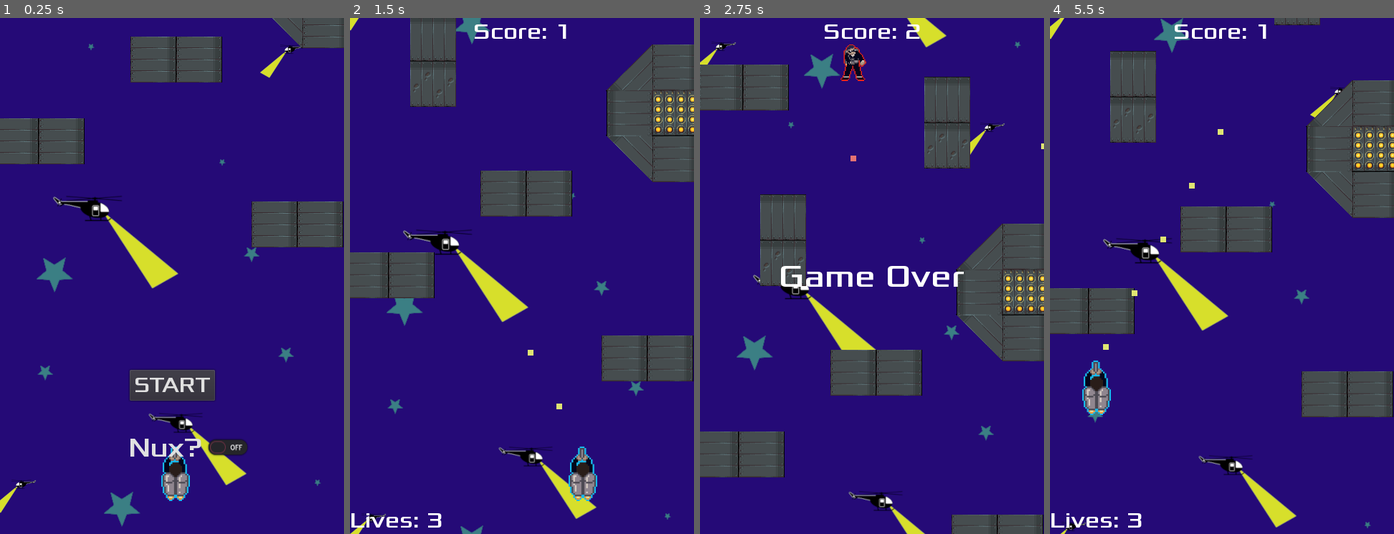
Above: before the commit, frames 1-4 (left to right).
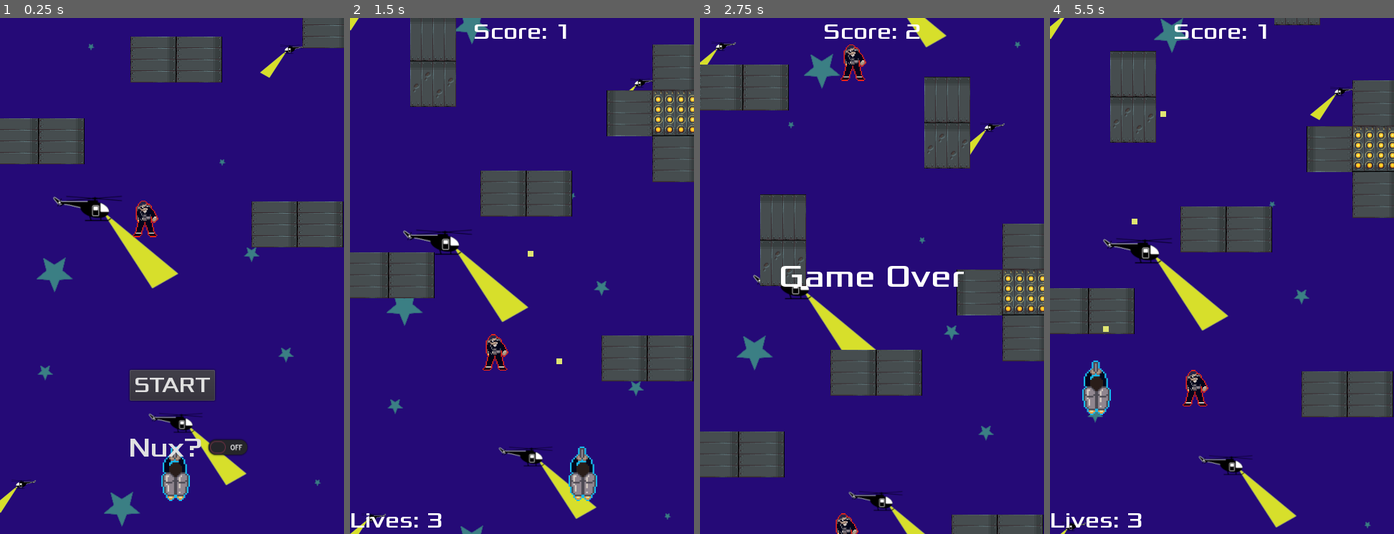
Above: after the commit, the same moments.

Repository: Harrison-Winters/Jet-Pack-Escape
Game: Godot game, scene res://Stage1.tscn
Two runs of this game, one before a commit and one after it. Both use one fixed random seed, a clock stepped at 60 frames per second and the inputs below.
Inputs:
- Up to frame 1 (0.25 s): no input
- Up to frame 2 (1.5 s): click "START" at 0.5 s; hold Right (ui_right) from 1.28 s (still down); hold Z (shoot) from 1.28 s (still down)
- Up to frame 3 (2.75 s): release Right (ui_right) at 2.03 s; release Z (shoot) at 2.03 s; hold Down (ui_down) from 2.03 s (still down); tap Z (shoot) at 2.1 s
- Up to frame 4 (5.5 s): release Down (ui_down) at 2.78 s; hold Right (ui_right) 2.78-3.53 s; hold Z (shoot) 2.78-3.53 s; hold Up (ui_up) 3.53-4.25 s; tap Z (shoot) at 3.6 s; click "START" at 4.25 s; hold Left (ui_left) from 5.03 s (still down); hold Z (shoot) from 5.03 s (still down)

The runs differ from the first frame. In frame 1, 0.6% of the frame differs, in the area x 38-88%, y 0-43%; in frame 2, 1.6%; in frame 3, 1.4%; in frame 4, 1.7%, in the area x 15-88%, y 12-76%.

Commit message:
Revert "fixed radial enemy"
This reverts commit 04fb4d8570f69f7232fb5c4afb87c936a8463348.

Diff:
--- a/Jetpack Escape/Part1.tscn
+++ b/Jetpack Escape/Part1.tscn
@@ -241,11 +241,17 @@
 [node name="Wall31" parent="." groups=["ObstaclesPart1"] instance=ExtResource( 8 )]
 position = Vector2( 669, -7758 )
 
+[node name="Wall32" parent="." groups=["ObstaclesPart1"] instance=ExtResource( 1 )]
+position = Vector2( 1114, -6852 )
+
 [node name="Wall33" parent="." groups=["ObstaclesPart1"] instance=ExtResource( 2 )]
 position = Vector2( 655, -6939 )
 
 [node name="Wall72" parent="Wall33" groups=["ObstaclesPart1"] instance=ExtResource( 1 )]
 position = Vector2( -296, -475 )
+
+[node name="Wall34" parent="." groups=["ObstaclesPart1"] instance=ExtResource( 1 )]
+position = Vector2( 1135, -7491 )
 
 [node name="Wall35" parent="." groups=["ObstaclesPart1"] instance=ExtResource( 8 )]
 position = Vector2( 393, -6126 )
@@ -288,9 +294,15 @@
 [node name="Wall61" parent="." groups=["ObstaclesPart1"] instance=ExtResource( 1 )]
 position = Vector2( 586, -8884 )
 
+[node name="Wall44" parent="." groups=["ObstaclesPart1"] instance=ExtResource( 8 )]
+position = Vector2( 1126, -9177 )
+
 [node name="Wall46" parent="." groups=["ObstaclesPart1"] instance=ExtResource( 6 )]
 position = Vector2( 616, -8675 )
 
+[node name="Wall48" parent="." groups=["ObstaclesPart1"] instance=ExtResource( 2 )]
+position = Vector2( -298, -8771 )
+
 [node name="Wall49" parent="." groups=["ObstaclesPart1"] instance=ExtResource( 3 )]
 position = Vector2( 296, -9212 )
 
@@ -454,61 +466,26 @@
 position = Vector2( 543, -5233 )
 
 [node name="enemy2" parent="." groups=["enemies"] instance=ExtResource( 11 )]
-position = Vector2( 643, -4324 )
+position = Vector2( 637, -4240 )
 
 [node name="enemy" parent="." groups=["enemies"] instance=ExtResource( 11 )]
-position = Vector2( 392, -1583 )
+position = Vector2( 492, -1708 )
 
 [node name="enemy_radial" parent="." groups=["enemies"] instance=ExtResource( 13 )]
-physics_interpolation_mode = 0
-position = Vector2( 348, -9756 )
+position = Vector2( 543, -10429 )
 collision_layer = 1
 collision_mask = 1
 
 [node name="enemy3" parent="." groups=["enemies"] instance=ExtResource( 11 )]
 position = Vector2( 514, -182 )
 
+[node name="enemy4" parent="." groups=["enemies"] instance=ExtResource( 11 )]
+position = Vector2( 487, -8927 )
+
 [node name="enemy_radial2" parent="." groups=["enemies"] instance=ExtResource( 13 )]
-physics_interpolation_mode = 0
-position = Vector2( 535, -2660 )
-
-[node name="enemy5" parent="." groups=["enemies"] instance=ExtResource( 11 )]
-position = Vector2( 543, -892 )
+position = Vector2( 581, -2692 )
 
 [node name="enemy_radial3" parent="." groups=["enemies"] instance=ExtResource( 13 )]
-position = Vector2( 409, -3749 )
-
-[node name="enemy_radial4" parent="." groups=["enemies"] instance=ExtResource( 13 )]
-position = Vector2( 601, -5046 )
-
-[node name="enemy_radial5" parent="." groups=["enemies"] instance=ExtResource( 13 )]
-position = Vector2( 704, -6101 )
-
-[node name="enemy_radial6" parent="." groups=["enemies"] instance=ExtResource( 13 )]
-position = Vector2( 695, -7991 )
-
-[node name="enemy_radial7" parent="." groups=["enemies"] instance=ExtResource( 13 )]
-position = Vector2( 421, -8743 )
-
-[node name="enemy6" parent="." groups=["enemies"] instance=ExtResource( 11 )]
-position = Vector2( 574, -7496 )
-
-[node name="enemy_radial8" parent="." groups=["enemies"] instance=ExtResource( 13 )]
-position = Vector2( 375, -5784 )
-
-[node name="enemy4" parent="." groups=["enemies"] instance=ExtResource( 11 )]
-position = Vector2( 525, -9416 )
-
-[node name="enemy_radial9" parent="." groups=["enemies"] instance=ExtResource( 13 )]
-position = Vector2( 683, -3273 )
-
-[node name="enemy7" parent="." groups=["enemies"] instance=ExtResource( 11 )]
-position = Vector2( 477, -6460 )
-
-[node name="enemy_radial10" parent="." groups=["enemies"] instance=ExtResource( 13 )]
-position = Vector2( 373, -7134 )
-
-[node name="enemy8" parent="." groups=["enemies"] instance=ExtResource( 11 )]
-position = Vector2( 537, -10316 )
+position = Vector2( 503, 466 )
 
 [connection signal="win" from="WinArea" to="." method="_on_WinArea_win"]
--- a/Jetpack Escape/Stage1.tscn
+++ b/Jetpack Escape/Stage1.tscn
@@ -1,12 +1,18 @@
-[gd_scene load_steps=8 format=2]
+[gd_scene load_steps=11 format=2]
 
 [ext_resource path="res://Player.tscn" type="PackedScene" id=1]
+[ext_resource path="res://FallingWall1.gd" type="Script" id=2]
 [ext_resource path="res://DeathZone.tscn" type="PackedScene" id=3]
 [ext_resource path="res://HUD.tscn" type="PackedScene" id=4]
 [ext_resource path="res://Stage1.gd" type="Script" id=5]
 [ext_resource path="res://Part1.tscn" type="PackedScene" id=6]
 [ext_resource path="res://art/Background.png" type="Texture" id=7]
 [ext_resource path="res://TextureRect.gd" type="Script" id=8]
+
+[sub_resource type="PhysicsMaterial" id=3]
+
+[sub_resource type="RectangleShape2D" id=5]
+extents = Vector2( 100.312, 49 )
 
 [node name="Stage1" type="Node2D"]
 script = ExtResource( 5 )
@@ -16,11 +22,34 @@
 
 [node name="PlayerCollisionObject" parent="." instance=ExtResource( 1 )]
 position = Vector2( 245, 636 )
-collision_layer = 11
-collision_mask = 11
+collision_layer = 3
+collision_mask = 3
 
 [node name="WallContainer" type="Node2D" parent="."]
 position = Vector2( -11, -3 )
+
+[node name="FallingWall1" type="StaticBody2D" parent="WallContainer"]
+position = Vector2( 152, 37 )
+physics_material_override = SubResource( 3 )
+script = ExtResource( 2 )
+
+[node name="CollisionShape2D" type="CollisionShape2D" parent="WallContainer/FallingWall1"]
+position = Vector2( -407, 117 )
+shape = SubResource( 5 )
+
+[node name="ColorRect" type="ColorRect" parent="WallContainer/FallingWall1"]
+margin_left = -574.0
+margin_top = 46.0
+margin_right = -355.0
+margin_bottom = 155.0
+color = Color( 0.443137, 0.470588, 0.458824, 1 )
+
+[node name="Outline" type="ColorRect" parent="WallContainer/FallingWall1"]
+margin_left = -551.0
+margin_top = 26.0
+margin_right = -365.0
+margin_bottom = 130.0
+color = Color( 0.211765, 0.188235, 0.188235, 1 )
 
 [node name="DeathZone" parent="." instance=ExtResource( 3 )]
 position = Vector2( -649, 482 )
--- a/Jetpack Escape/Wall2.tscn
+++ b/Jetpack Escape/Wall2.tscn
@@ -1,6 +1,8 @@
-[gd_scene load_steps=4 format=2]
+[gd_scene load_steps=6 format=2]
 
+[ext_resource path="res://art/png/TILE_2B.png" type="Texture" id=1]
 [ext_resource path="res://Obstacles.gd" type="Script" id=2]
+[ext_resource path="res://art/png/TILE_2E.png" type="Texture" id=3]
 [ext_resource path="res://art/png/SUPPORT_1A.png" type="Texture" id=4]
 [ext_resource path="res://art/png/SUPPORT_1B.png" type="Texture" id=5]
 
@@ -14,6 +16,16 @@
 scale = Vector2( 1.07422, 2.02148 )
 polygon = PoolVector2Array( 32, 32, -32, 32, -32, -32, 32, -32 )
 
+[node name="Sprite" type="Sprite" parent="StaticBody2D"]
+position = Vector2( 33, 33 )
+texture = ExtResource( 1 )
+region_filter_clip = true
+
+[node name="Sprite2" type="Sprite" parent="StaticBody2D"]
+position = Vector2( 33, 97 )
+texture = ExtResource( 3 )
+region_filter_clip = true
+
 [node name="Support1b" type="Sprite" parent="."]
 position = Vector2( 33, 97 )
 texture = ExtResource( 5 )
--- a/Jetpack Escape/Wall3.tscn
+++ b/Jetpack Escape/Wall3.tscn
@@ -1,5 +1,6 @@
-[gd_scene load_steps=4 format=2]
+[gd_scene load_steps=5 format=2]
 
+[ext_resource path="res://art/png/TILE_1C.png" type="Texture" id=1]
 [ext_resource path="res://Obstacles.gd" type="Script" id=2]
 [ext_resource path="res://art/png/SUPPORT_3D.png" type="Texture" id=4]
 [ext_resource path="res://art/png/SUPPORT_1A.png" type="Texture" id=5]
@@ -40,35 +41,54 @@
 position = Vector2( 98, 33 )
 polygon = PoolVector2Array( 32, 32, 14.5943, 32, -32, 32, -32, -32, 32, -32 )
 
-[node name="Support1a2" type="Sprite" parent="StaticBody2D"]
+[node name="Sprite" type="Sprite" parent="StaticBody2D"]
+position = Vector2( 33, 32 )
+texture = ExtResource( 1 )
+
+[node name="Support3d" type="Sprite" parent="StaticBody2D/Sprite"]
+position = Vector2( 0, 1 )
+texture = ExtResource( 4 )
+
+[node name="Tile1c" type="Sprite" parent="StaticBody2D"]
+position = Vector2( 97, 33 )
+texture = ExtResource( 1 )
+
+[node name="Tile1c3" type="Sprite" parent="StaticBody2D"]
+position = Vector2( 74, 75.224 )
+rotation = 0.785398
+scale = Vector2( 1, 1.43206 )
+z_index = -1
+texture = ExtResource( 1 )
+
+[node name="Tile1c2" type="Sprite" parent="StaticBody2D"]
 position = Vector2( 33, 97 )
-rotation = -1.5708
-z_index = 1
+texture = ExtResource( 1 )
+
+[node name="Support1a" type="Sprite" parent="."]
+position = Vector2( 97, 33 )
+rotation = 1.5708
 texture = ExtResource( 5 )
 
-[node name="Support1a3" type="Sprite" parent="StaticBody2D"]
-position = Vector2( 33, -31 )
-rotation = -1.5708
-z_index = 1
+[node name="Support1a2" type="Sprite" parent="."]
+position = Vector2( 33, 97 )
+rotation = 4.71239
 texture = ExtResource( 5 )
 
-[node name="Support1a4" type="Sprite" parent="StaticBody2D"]
+[node name="Support1a3" type="Sprite" parent="."]
+position = Vector2( 33, -31 )
+rotation = 4.71239
+texture = ExtResource( 5 )
+
+[node name="Support1a4" type="Sprite" parent="."]
 position = Vector2( 75, 74 )
 rotation = 0.785398
 scale = Vector2( 1, 1.432 )
+z_index = -1
 texture = ExtResource( 5 )
 
-[node name="Support1a5" type="Sprite" parent="StaticBody2D"]
+[node name="Support1a5" type="Sprite" parent="."]
 position = Vector2( 75, -8 )
 rotation = 2.35619
 scale = Vector2( 1, 1.432 )
+z_index = -1
 texture = ExtResource( 5 )
-
-[node name="Support3d" type="Sprite" parent="StaticBody2D"]
-position = Vector2( 33, 33 )
-texture = ExtResource( 4 )
-
-[node name="Support1a" type="Sprite" parent="StaticBody2D"]
-position = Vector2( 97, 33 )
-rotation = 1.5708
-texture = ExtResource( 5 )
--- a/Jetpack Escape/bullet.gd
+++ b/Jetpack Escape/bullet.gd
@@ -16,7 +16,7 @@
 # Called every frame. 'delta' is the elapsed time since the previous frame.
 func _physics_process(delta):
 	var velocity = Vector2.UP.rotated(angle) * speed
-	position += velocity * delta
+	position += velocity * delta * 2
 
 	if position.y < 0:
 		queue_free()
--- a/Jetpack Escape/enemy.tscn
+++ b/Jetpack Escape/enemy.tscn
@@ -11,11 +11,10 @@
 "speed": 5.0
 } ]
 
-[sub_resource type="CircleShape2D" id=2]
-radius = 13.0384
+[sub_resource type="RectangleShape2D" id=2]
+extents = Vector2( 18.5, 30.5 )
 
 [node name="enemy" type="RigidBody2D"]
-physics_interpolation_mode = 1
 collision_layer = 2
 collision_mask = 2
 gravity_scale = 0.0
--- a/Jetpack Escape/enemy_bullet.gd
+++ b/Jetpack Escape/enemy_bullet.gd
@@ -12,7 +12,7 @@
 # Called every frame. 'delta' is the elapsed time since the previous frame.
 func _process(delta):
 	var velocity = Vector2.UP.rotated(angle) * speed
-	position += velocity * delta * 2.5
+	position += velocity * delta
 
 #destroys bullet once it exits the screen
 func _on_VisibilityNotifier2D_screen_exited():
--- a/Jetpack Escape/enemy_radial.gd
+++ b/Jetpack Escape/enemy_radial.gd
@@ -18,6 +18,6 @@
 	for i in num_shots:
 		var bullet = resource.instance()
 		owner.add_child(bullet)
-		bullet.global_transform = $EnemyShootPosition.global_transform
+		bullet.transform = $EnemyShootPosition.global_transform
 		bullet.angle = shot_angle
 		shot_angle += 2*PI/num_shots
--- a/Jetpack Escape/enemy_radial.tscn
+++ b/Jetpack Escape/enemy_radial.tscn
@@ -7,5 +7,8 @@
 mode = 1
 script = ExtResource( 2 )
 
+[node name="AnimatedSprite" parent="." index="0"]
+animation = "radial"
+
 [node name="ShotTimer" parent="." index="2"]
 wait_time = 3.0
--- a/Jetpack Escape/enemy_test.tscn
+++ b/Jetpack Escape/enemy_test.tscn
@@ -10,7 +10,7 @@
 [node name="HUD" parent="." instance=ExtResource( 4 )]
 
 [node name="enemy" parent="." instance=ExtResource( 1 )]
-position = Vector2( 199, 116 )
+position = Vector2( 239, -86 )
 
 [node name="PlayerCollisionObject" parent="." instance=ExtResource( 2 )]
 position = Vector2( 235, 663 )
@@ -18,7 +18,6 @@
 collision_mask = 3
 
 [node name="enemy_radial" parent="." instance=ExtResource( 3 )]
-physics_interpolation_mode = 0
 position = Vector2( 252, 306 )
 collision_layer = 1
 collision_mask = 1
Not shown, removed: Jetpack Escape/art/enemy1-flash.png.import
Not shown, removed: Jetpack Escape/art/enemy2-flash.png.import
Not shown, removed: Jetpack Escape/art/player1-flash.png.import
